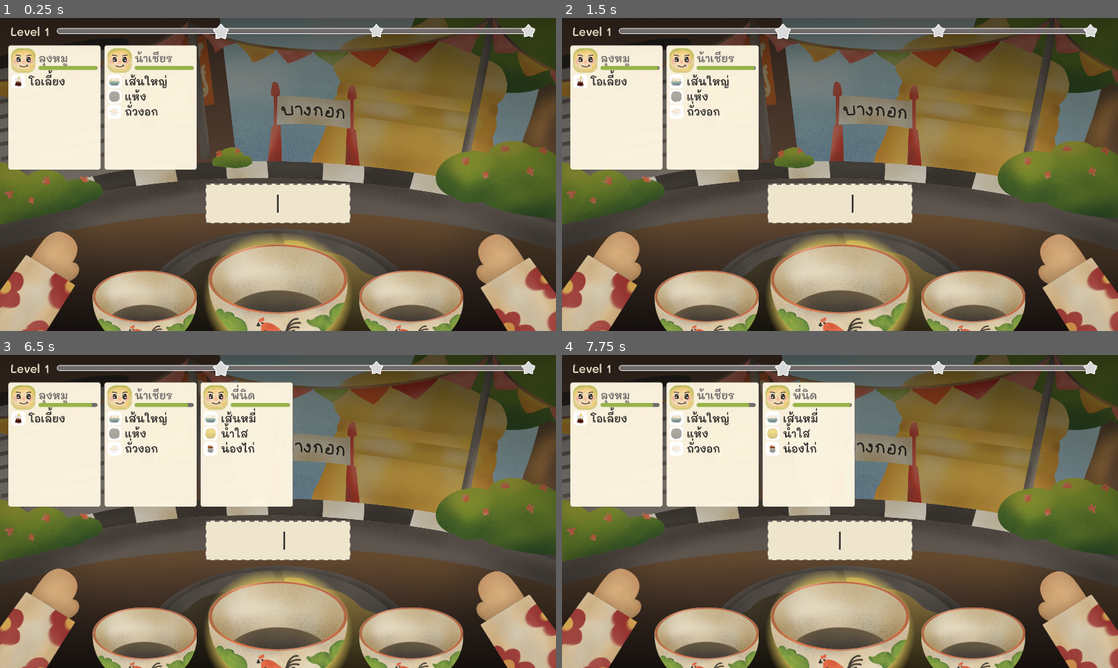
Above: before the commit, frames 1-4 (two rows, left to right).
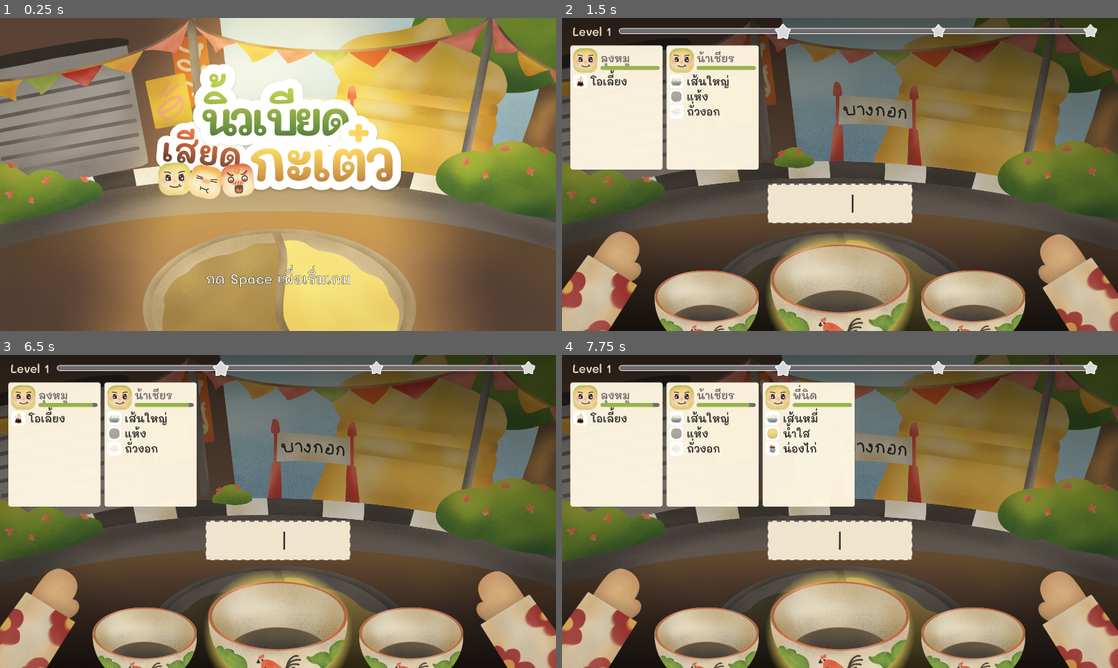
Above: after the commit, the same moments.

Repository: pcpaugust/video-game
Game: Godot game, scene res://scenes/main/MainMenu.tscn
Two runs of this game, one before a commit and one after it. Both use one fixed random seed, a clock stepped at 60 frames per second and the inputs below. Before the commit the project starts from res://scenes/main/Cooking.tscn.
Inputs:
- Up to frame 1 (0.25 s): no input
- Up to frame 2 (1.5 s): tap Enter at 0.5, 0.6 s; tap Space at 0.77, 0.8, 1.07, 1.35 s
- Up to frame 3 (6.5 s): tap Space at 1.52, 1.82, 2, 2.3, 3.02, 3.32, 3.5, 3.77, 3.8, 4.07, 4.52, 4.82, 5.1, 5.75, 6.02, 6.32 s; tap Enter at 1.55, 2.1, 2.75, 3.05, 4.25, 4.35, 5.85 s; tap Tab at 2.85 s; tap Backspace at 3.6 s
- Up to frame 4 (7.75 s): tap Tab at 6.6 s; tap Space at 6.77, 6.8, 7.07, 7.52 s; tap Backspace at 7.35 s; tap Enter at 7.55 s

The runs differ from the first frame. In frame 1, 95% of the frame differs, in the area x 0-100%, y 0-100%; in frame 2, less than 0.1%; in frame 3, 6.5%; in frame 4, less than 0.1%.

Commit message:
feat: main menu page

Diff:
--- a/project.godot
+++ b/project.godot
@@ -11,7 +11,7 @@
 [application]
 
 config/name="Typing Noodle Shop"
-run/main_scene="res://scenes/main/Cooking.tscn"
+run/main_scene="res://scenes/main/MainMenu.tscn"
 config/features=PackedStringArray("4.6")
 config/icon="res://icon.svg"
 
--- /dev/null
+++ b/scenes/main/MainMenu.tscn
@@ -0,0 +1,44 @@
+[gd_scene format=3 uid="uid://mainmenu_uid12345"]
+
+[ext_resource type="Script" path="res://scripts/ui/main_menu.gd" id="1_mm"]
+[ext_resource type="Texture2D" path="res://assets/figma/main_menu_background.png" id="2_bg"]
+
+[node name="MainMenu" type="Control"]
+layout_mode = 3
+anchors_preset = 15
+anchor_right = 1.0
+anchor_bottom = 1.0
+grow_horizontal = 2
+grow_vertical = 2
+script = ExtResource("1_mm")
+
+[node name="TextureRect" type="TextureRect" parent="."]
+layout_mode = 1
+anchors_preset = 15
+anchor_right = 1.0
+anchor_bottom = 1.0
+grow_horizontal = 2
+grow_vertical = 2
+texture = ExtResource("2_bg")
+expand_mode = 1
+stretch_mode = 6
+
+[node name="StartLabel" type="Label" parent="."]
+layout_mode = 1
+anchors_preset = 7
+anchor_left = 0.5
+anchor_top = 1.0
+anchor_right = 0.5
+anchor_bottom = 1.0
+offset_left = -200.0
+offset_top = -200.0
+offset_right = 200.0
+offset_bottom = -150.0
+grow_horizontal = 2
+grow_vertical = 0
+theme_override_colors/font_color = Color(1, 1, 1, 1)
+theme_override_colors/font_outline_color = Color(0, 0, 0, 1)
+theme_override_constants/outline_size = 4
+theme_override_font_sizes/font_size = 48
+text = "กด Space เพื่อเริ่มเกม"
+horizontal_alignment = 1
--- /dev/null
+++ b/scripts/ui/main_menu.gd
@@ -0,0 +1,12 @@
+extends Control
+
+func _ready():
+	# Make the StartLabel blink!
+	var tween = create_tween().set_loops()
+	tween.tween_property($StartLabel, "modulate:a", 0.2, 0.8)
+	tween.tween_property($StartLabel, "modulate:a", 1.0, 0.8)
+
+func _unhandled_input(event: InputEvent) -> void:
+	if event is InputEventKey and event.pressed:
+		if event.keycode == KEY_SPACE or event.keycode == KEY_ENTER:
+			get_tree().change_scene_to_file("res://scenes/main/Cooking.tscn")
Binary file added: assets/figma/main_menu_background.png
Not shown, added: assets/figma/main_menu_background.png.import
Not shown, added: scripts/ui/main_menu.gd.uid
